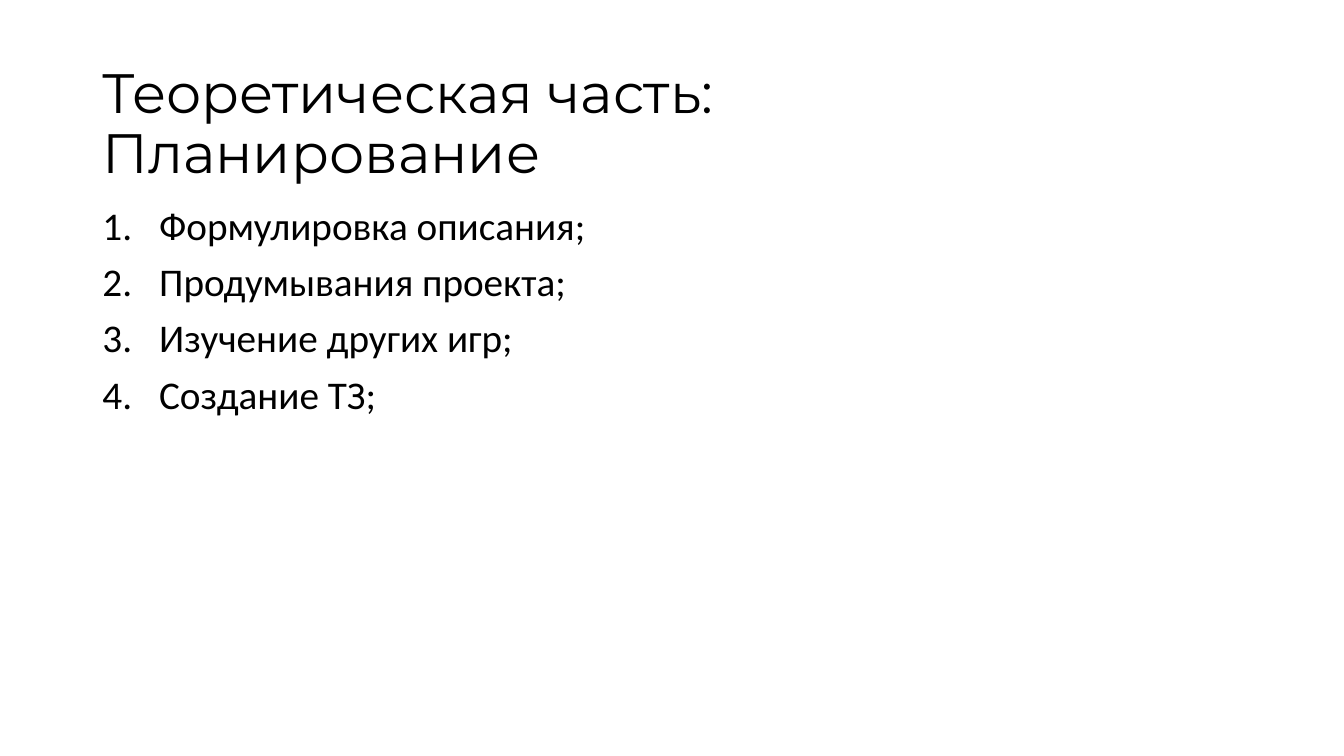
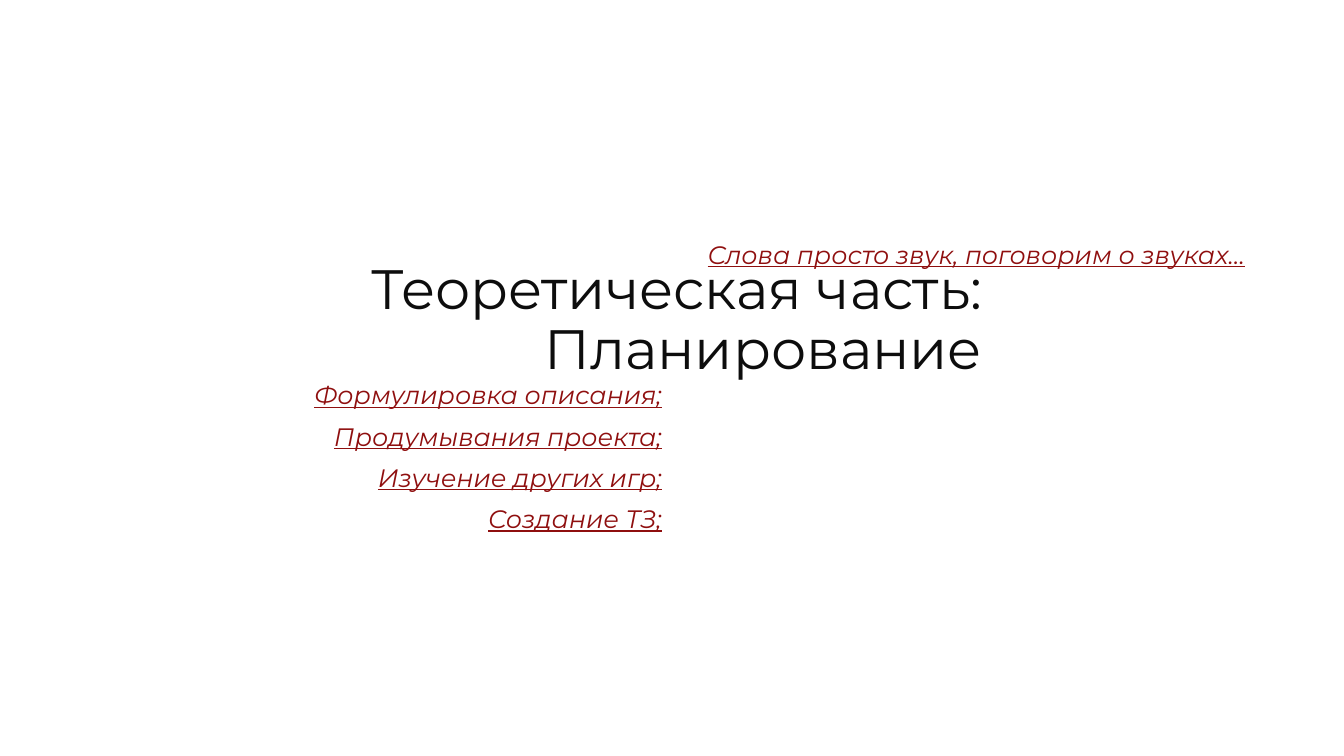
Before and after one commit to Batonchi/gameProject, a slide deck: slide 5 of проект ял2.pptx. Drawn at 1344x756 pixels with LibreOffice and Linux fonts; fonts in the diff are those of the drawing. Boxes give left, top, right and bottom in pixels: in the first picture for what was removed or moved away, otherwise in the second. Text is boxed around its words. In the diff, an @@ line names an element or a change of style, - is before the commit and + after.

```diff
--- a/проект ял2.pptx
+++ b/проект ял2.pptx
@@ title "Теоретическая часть: Планирование" moved from (x1=102, y1=74, x2=713, y2=184) to (x1=372, y1=255, x2=982, y2=380) @@
@@ title "Теоретическая часть: Планирование" at (x1=372, y1=255, x2=982, y2=380): text colour #000000 to #0D0D0D; alignment left to right @@
@@ text added at (x1=708, y1=246, x2=1245, y2=269), 18 pt, text #8F0F0F, italic, underline @@
+Слова просто звук, поговорим о звуках…
@@ text "Формулировка описания;" moved from (x1=159, y1=213, x2=586, y2=416) to (x1=314, y1=385, x2=662, y2=532) @@
@@ text "Формулировка описания;" at (x1=314, y1=385, x2=662, y2=532): size 28 to 18 pt, font Calibri to Montserrat, text colour #000000 to #8F0F0F, italic on, underline on; alignment left to right; bullet 1. to none @@
```
Also in this commit, not shown: 6 other slides changed, 4 slides added, 4 slides removed, 1 other file.
